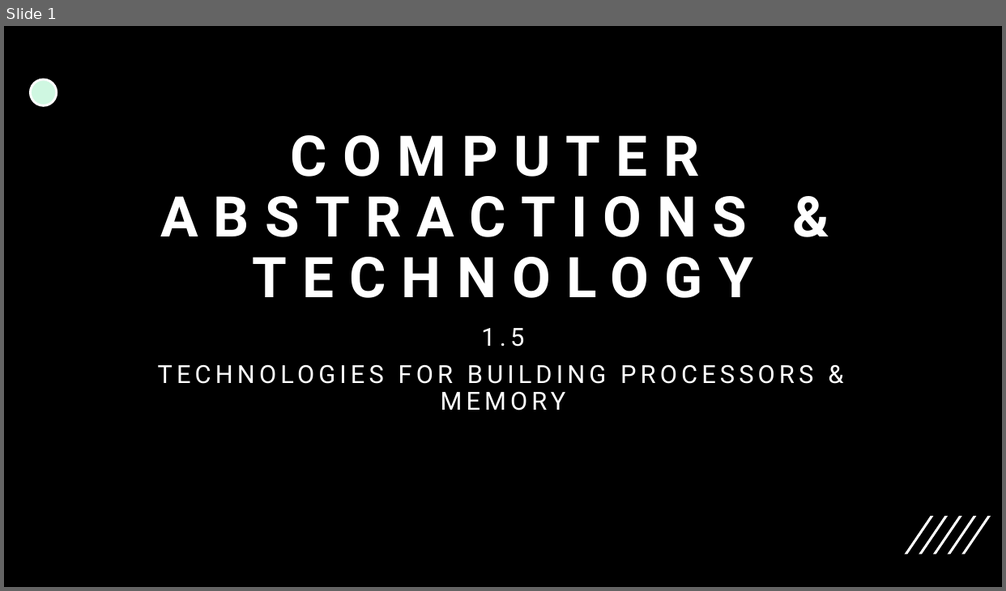
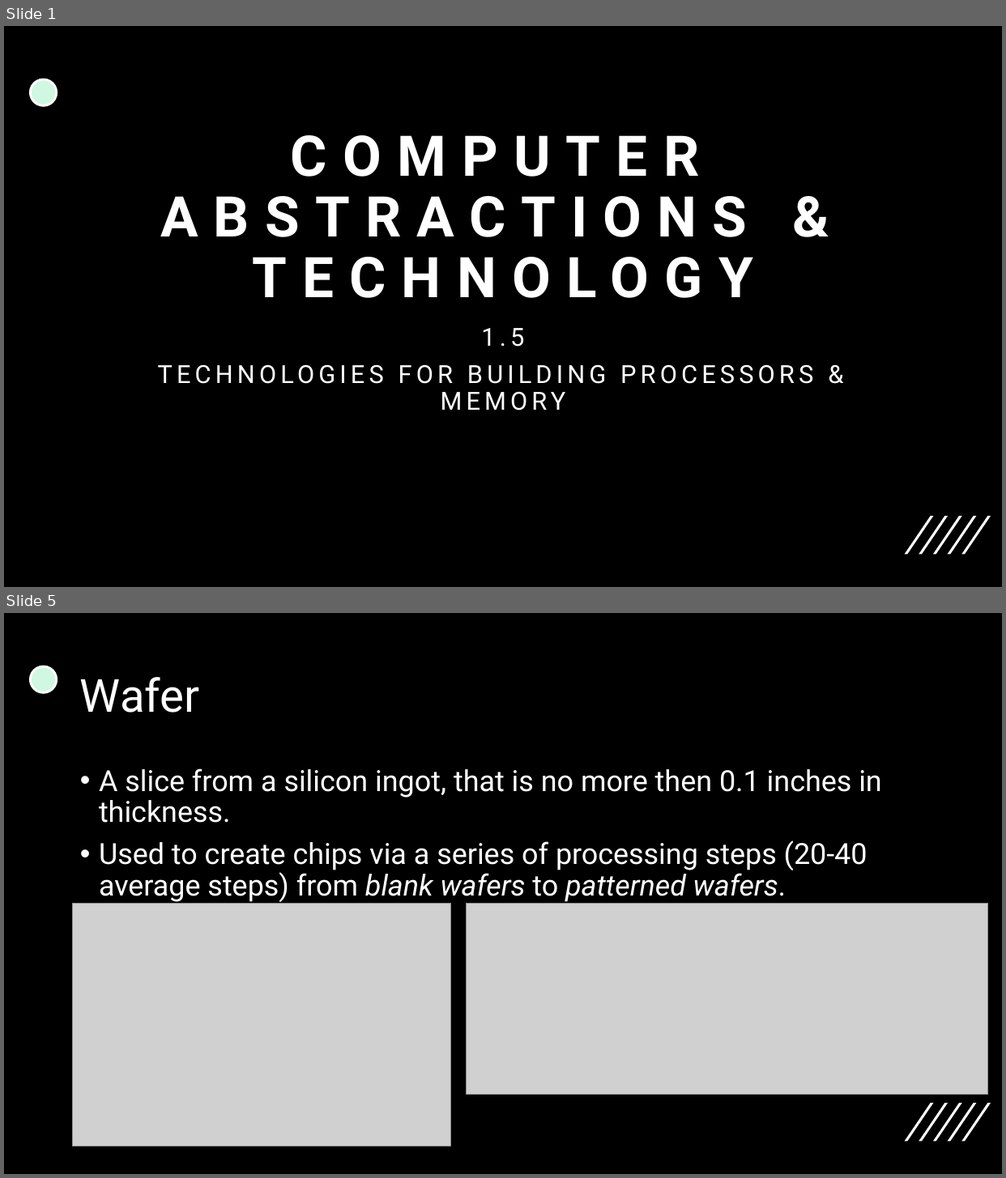
Before and after one commit to 00bayz/csci370_presentations, a slide deck: csci370_ch1_presentation.pptx. Shown one above the other, each under a label of ours: slide 1 before the commit, slides 1 and 5 after it; the slides between them are not shown. The pictures are 1006x591 and 1006x1178 pixels, drawn with LibreOffice and Linux fonts; fonts in the diff are those of the drawing; grey boxes stand for pictures. Boxes give left, top, right and bottom in pixels: in the first picture for what was removed or moved away, otherwise in the second. Text is boxed around its words. In the diff, an @@ line names an element or a change of style, - is before the commit and + after.

```diff
--- a/csci370_ch1_presentation.pptx
+++ b/csci370_ch1_presentation.pptx
@@ slide 5 added at <box>4,613,1002,1174</box>, background #000000; not listed: 6 template elements that a slide beside it also shows @@
@@ title added at <box>80,677,200,713</box>, 44 pt, text #FFFFFF @@
+Wafer
@@ text added at <box>99,769,882,902</box>, 28 pt, text #FFFFFF @@
+• A slice from a silicon ingot, that is no more then 0.1 inches in thickness.
+• Used to create chips via a series of processing steps (20-40 average steps) from blank wafers to patterned wafers.
@@ picture added at <box>73,904,451,1147</box> @@
@@ picture added at <box>467,904,988,1095</box> @@
```
Also in this commit, not shown: 7 other slides added.
